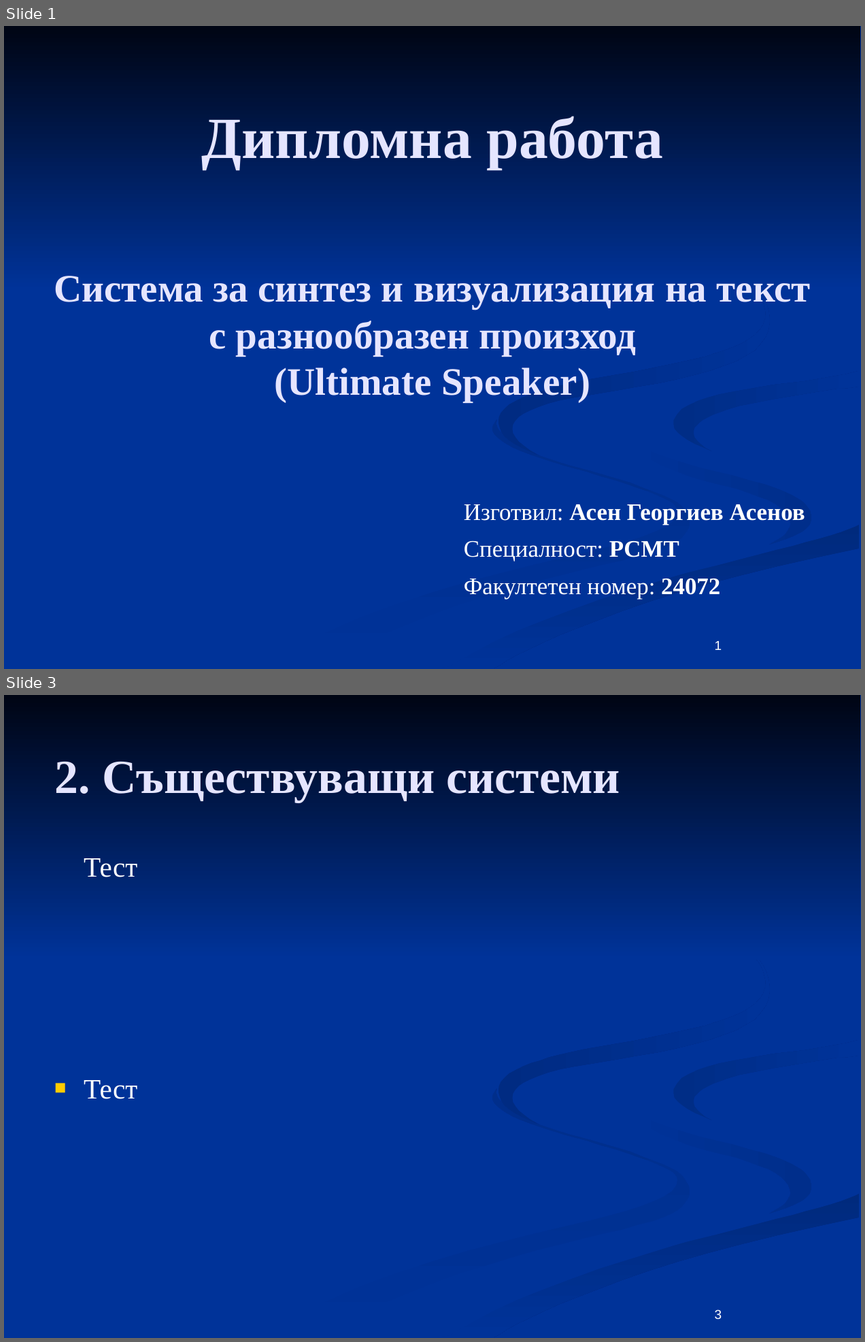
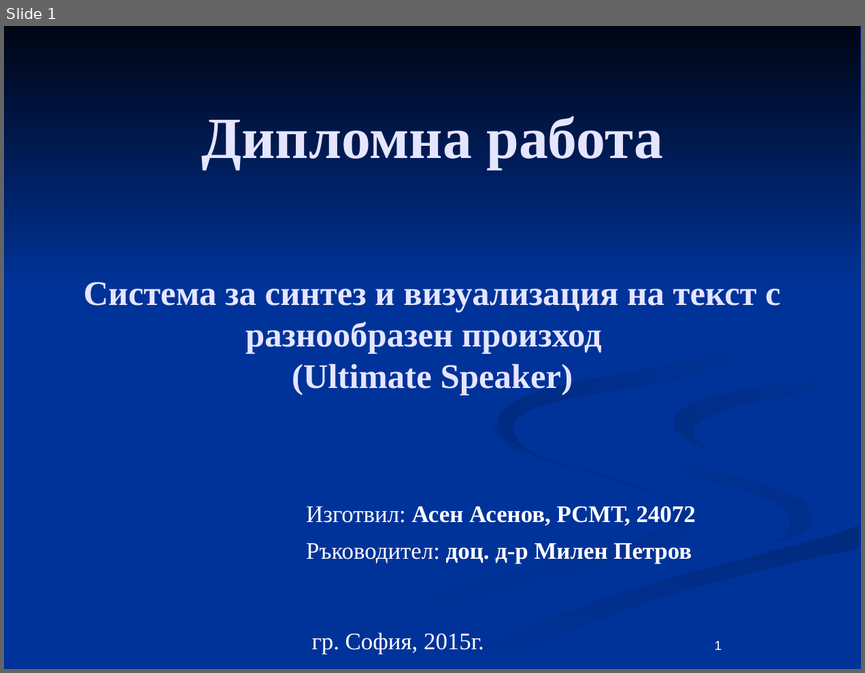
Before and after one commit to aasenov/ultimate-speaker, a slide deck: docs/Diplomna.odp. Shown one above the other, each under a label of ours: slides 1 and 3 before the commit, slide 1 after it; the slides between them are not shown. The pictures are 865x1342 and 865x673 pixels, drawn with LibreOffice and Linux fonts; fonts in the diff are those of the drawing. Boxes give left, top, right and bottom in pixels: in the first picture for what was removed or moved away, otherwise in the second. Text is boxed around its words. In the diff, an @@ line names an element or a change of style, - is before the commit and + after.

```diff
--- a/docs/Diplomna.odp
+++ b/docs/Diplomna.odp
@@ slide 3 removed at (4, 695, 861, 1338), background #003399; not listed: 7 template elements that a slide beside it also shows @@
@@ title removed at (54, 761, 620, 802) @@
-2. Съществуващи системи
@@ text removed at (84, 858, 137, 877) @@
-Тест
@@ text removed at (84, 1080, 137, 1099) @@
-■ Тест
@@ page number removed at (715, 1309, 722, 1319) @@
-3
@@ slide 1 changed as well @@
@@ title "Система за синтез и визуализация ..." at (84, 282, 781, 395): size 36 to 32 pt @@
@@ subtitle at (306, 505, 696, 564): text changed; bold on @@
-Изготвил: Асен Георгиев Асенов
-Специалност: РСМТ
-Факултетен номер: 24072
+Изготвил: Асен Асенов, РСМТ, 24072
+Ръководител: доц. д-р Милен Петров
@@ text added at (312, 632, 484, 654), 22 pt, text #FFFFFF @@
+гр. София, 2015г.
```
Also in this commit, not shown: 11 slides added, 8 other slides removed.
